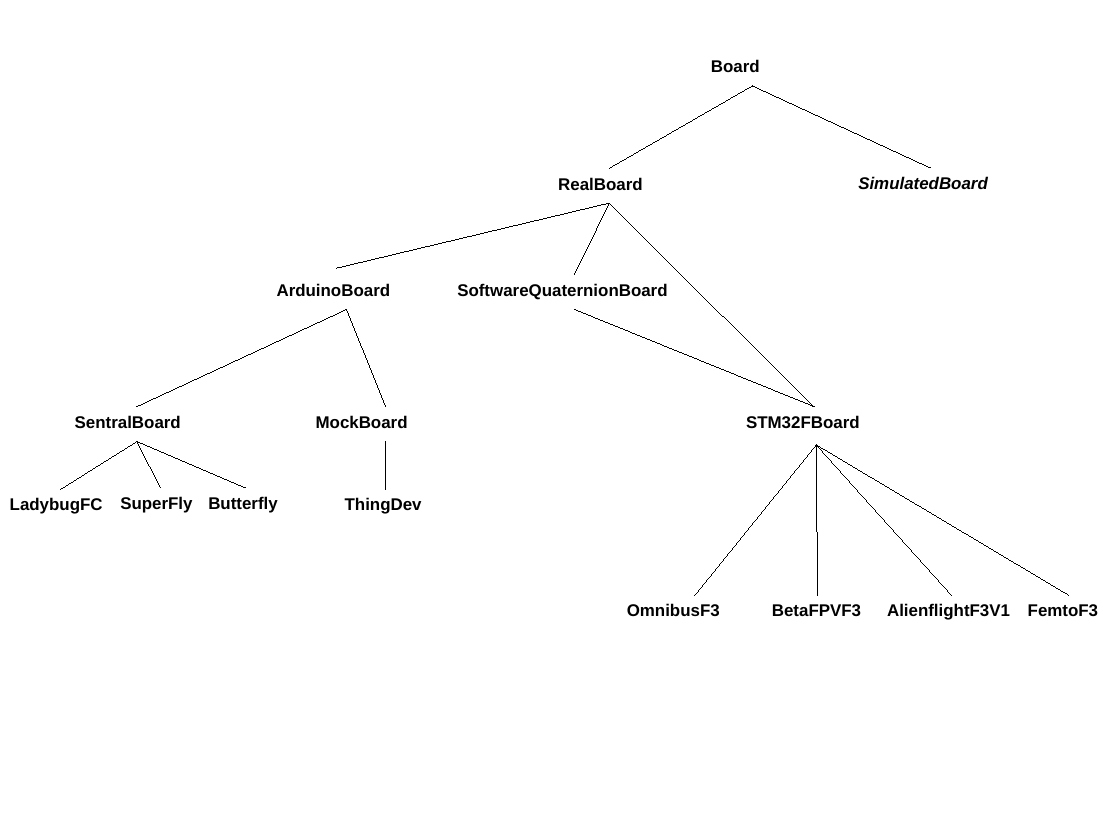
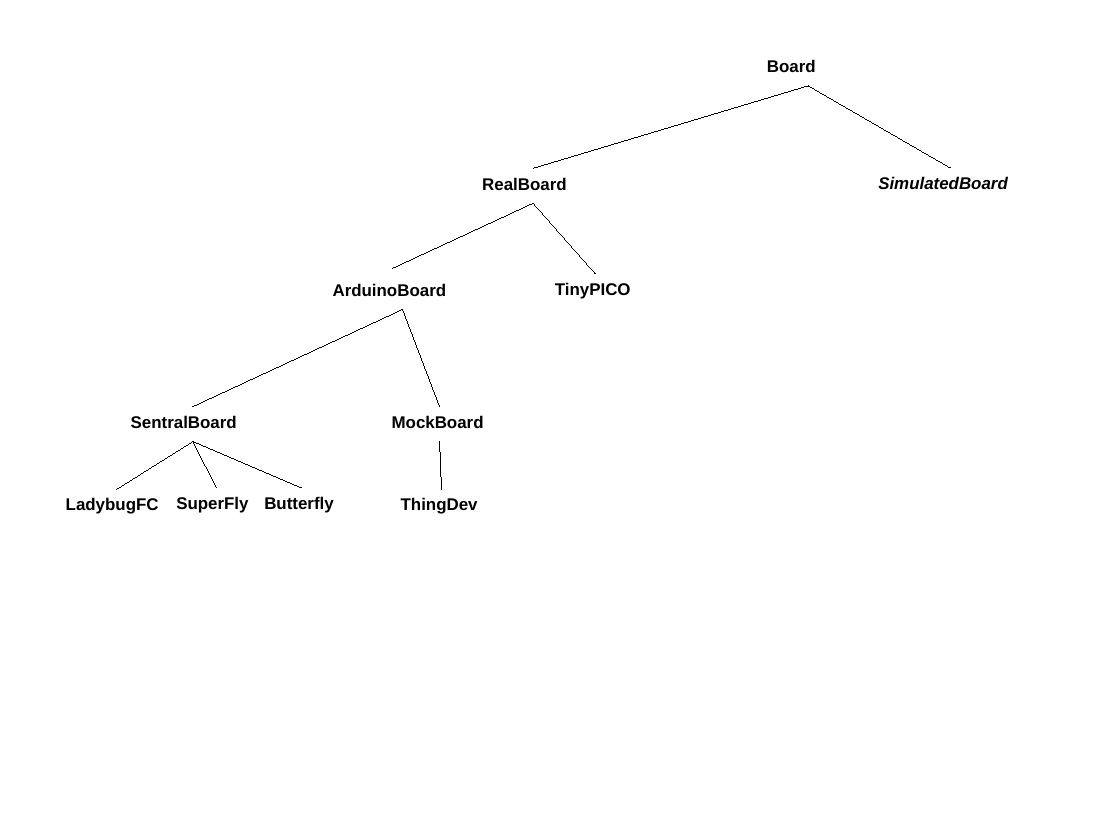
Before and after one commit to simondlevy/Hackflight, a slide deck: slide 1 of extras/media/boards.odp. Drawn at 1120x840 pixels with LibreOffice and Linux fonts; fonts in the diff are those of the drawing. Boxes give left, top, right and bottom in pixels: in the first picture for what was removed or moved away, otherwise in the second. Text is boxed around its words. In the diff, an @@ line names an element or a change of style, - is before the commit and + after.

Commit message:
Updated boards diagram

```diff
--- a/extras/media/boards.odp
+++ b/extras/media/boards.odp
@@ line moved from (753, 85) - (610, 169) to (809, 85) - (534, 169) @@
@@ line moved from (753, 85) - (931, 168) to (809, 85) - (950, 168) @@
@@ text "RealBoard": place and size @@
-text "RealBoard" at (558,177,642,190)
+text "RealBoard" at (482,177,566,190)
@@ text "SimulatedBoard": place and size @@
-text "SimulatedBoard" at (858,176,988,189)
+text "SimulatedBoard" at (878,176,1008,189)
@@ line moved from (610, 203) - (337, 268) to (534, 203) - (393, 268) @@
@@ line moved from (610, 203) - (574, 274) to (534, 203) - (596, 274) @@
@@ line removed from (610, 203) to (814, 407) @@
@@ text removed at (457,283,667,300) @@
-SoftwareQuaternionBoard
@@ text added at (555,282,631,299), 12 pt, text #000000, bold @@
+TinyPICO
@@ line removed from (574, 309) to (814, 407) @@
@@ text "MockBoard": place and size @@
-text "MockBoard" at (316,415,408,428)
+text "MockBoard" at (392,415,484,428)
@@ text removed at (746,415,860,428) @@
-STM32FBoard
@@ 7 texts, 6 lines: place and size @@
-7 texts, 6 lines at (10,59,760,514)
+7 texts, 6 lines at (66,59,816,514)
@@ line removed from (817, 445) to (695, 596) @@
@@ line removed from (816, 445) to (818, 596) @@
@@ line removed from (816, 445) to (952, 596) @@
@@ line removed from (816, 445) to (1069, 596) @@
@@ text removed at (627,603,720,616) @@
-OmnibusF3
@@ text removed at (772,604,861,616) @@
-BetaFPVF3
@@ text removed at (887,603,1010,620) @@
-AlienflightF3V1
@@ text removed at (1028,604,1098,616) @@
-FemtoF3
```
Also in this commit, not shown: 2 other files.
